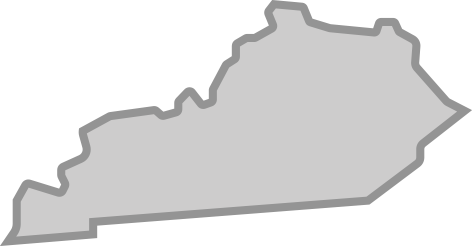
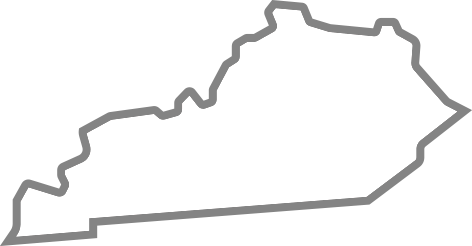
Layered file, before and after one edit (472px x 246px). Changes by layer:
pixels changed over [0, 0, 472, 246] (layer not identified)
